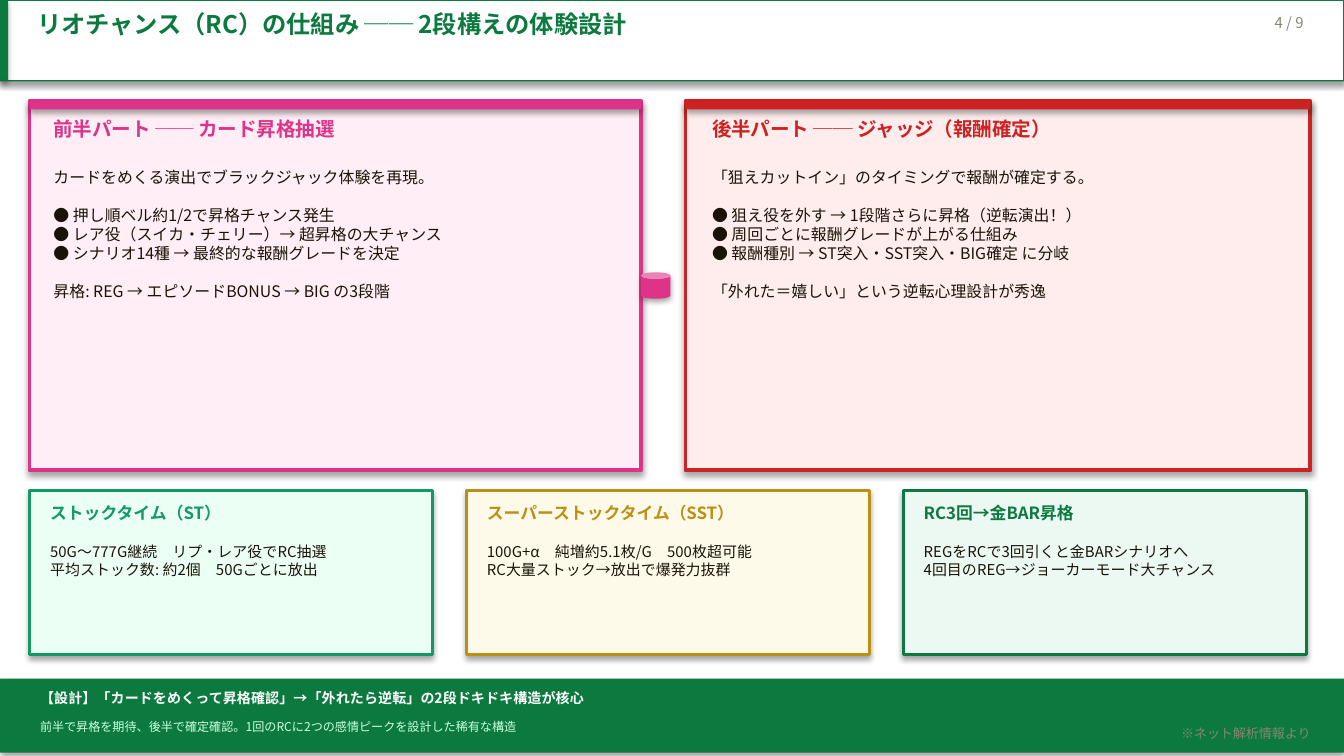
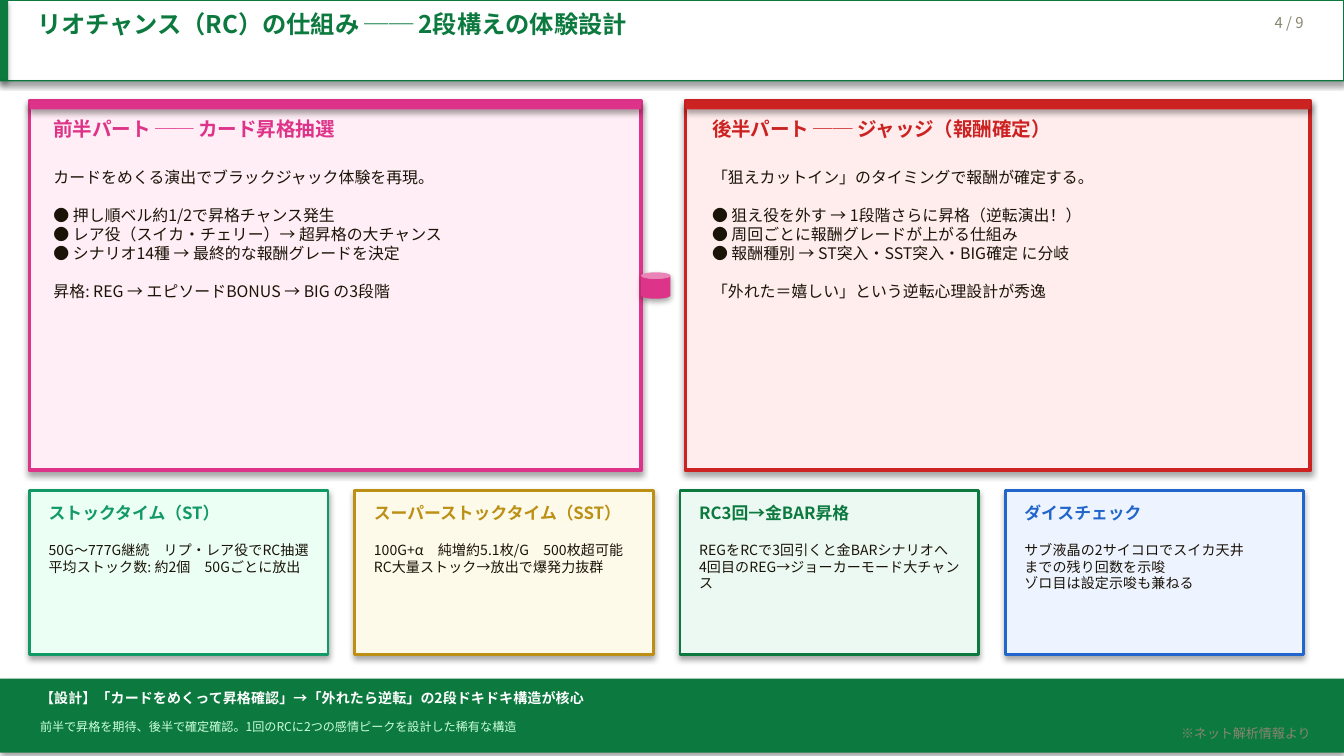
Before and after one commit to hkadoya-eng/slocri, a slide deck: slide 4 of proposals/機種分析/スーパーブラックジャック/blackjack_guide_v2.pptx. Drawn at 1344x756 pixels with LibreOffice and Linux fonts; fonts in the diff are those of the drawing; background and template pictures are left out. Boxes give left, top, right and bottom in pixels: in the first picture for what was removed or moved away, otherwise in the second. Text is boxed around its words. In the diff, an @@ line names an element or a change of style, - is before the commit and + after.

```diff
--- a/proposals/機種分析/スーパーブラックジャック/blackjack_guide_v2.pptx
+++ b/proposals/機種分析/スーパーブラックジャック/blackjack_guide_v2.pptx
@@ rectangle: place and size @@
-rectangle at box(30, 491, 433, 655)
+rectangle at box(30, 491, 328, 655)
@@ rectangle: place and size @@
-rectangle at box(466, 491, 870, 655)
+rectangle at box(355, 491, 653, 655)
@@ text "スーパーストックタイム（SST）": place and size @@
-text "スーパーストックタイム（SST）" at box(487, 504, 734, 521)
+text "スーパーストックタイム（SST）" at box(374, 504, 621, 521)
@@ rectangle: place and size @@
-rectangle at box(903, 491, 1306, 655)
+rectangle at box(680, 491, 978, 655)
@@ text "RC3回→金BAR昇格": place and size @@
-text "RC3回→金BAR昇格" at box(924, 504, 1074, 521)
+text "RC3回→金BAR昇格" at box(699, 504, 849, 521)
@@ rectangle added at box(1005, 491, 1304, 655), fill #EEF4FF, outline #2266CC 1.5 pt @@
@@ text added at box(1024, 504, 1141, 521), 9 pt, text #2266CC, bold @@
+ダイスチェック
@@ text "100G+α 純増約5.1枚/G 500枚超可能 RC大量ストック→放出で爆発力抜群": place and size @@
-text "100G+α 純増約5.1枚/G 500枚超可能 RC大量ストック→放出で爆発力抜群" at box(487, 544, 752, 577)
+text "100G+α 純増約5.1枚/G 500枚超可能 RC大量ストック→放出で爆発力抜群" at box(374, 543, 623, 573)
@@ size 8 to 7.5 pt in 3 elements at box(49, 543, 309, 573), box(374, 543, 623, 573), box(699, 543, 959, 588) @@
@@ text "REGをRCで3回引くと金BARシナリオへ 4回目のREG→ジョーカーモード大チャンス": place and size @@
-text "REGをRCで3回引くと金BARシナリオへ 4回目のREG→ジョーカーモード大チャンス" at box(924, 544, 1215, 576)
+text "REGをRCで3回引くと金BARシナリオへ 4回目のREG→ジョーカーモード大チャンス" at box(699, 543, 959, 588)
@@ text added at box(1024, 543, 1243, 589), 7.5 pt, text #1A1408 @@
+サブ液晶の2サイコロでスイカ天井
+までの残り回数を示唆
+ゾロ目は設定示唆も兼ねる
```
Also in this commit, not shown: 1 other slide changed, 1 other file.
